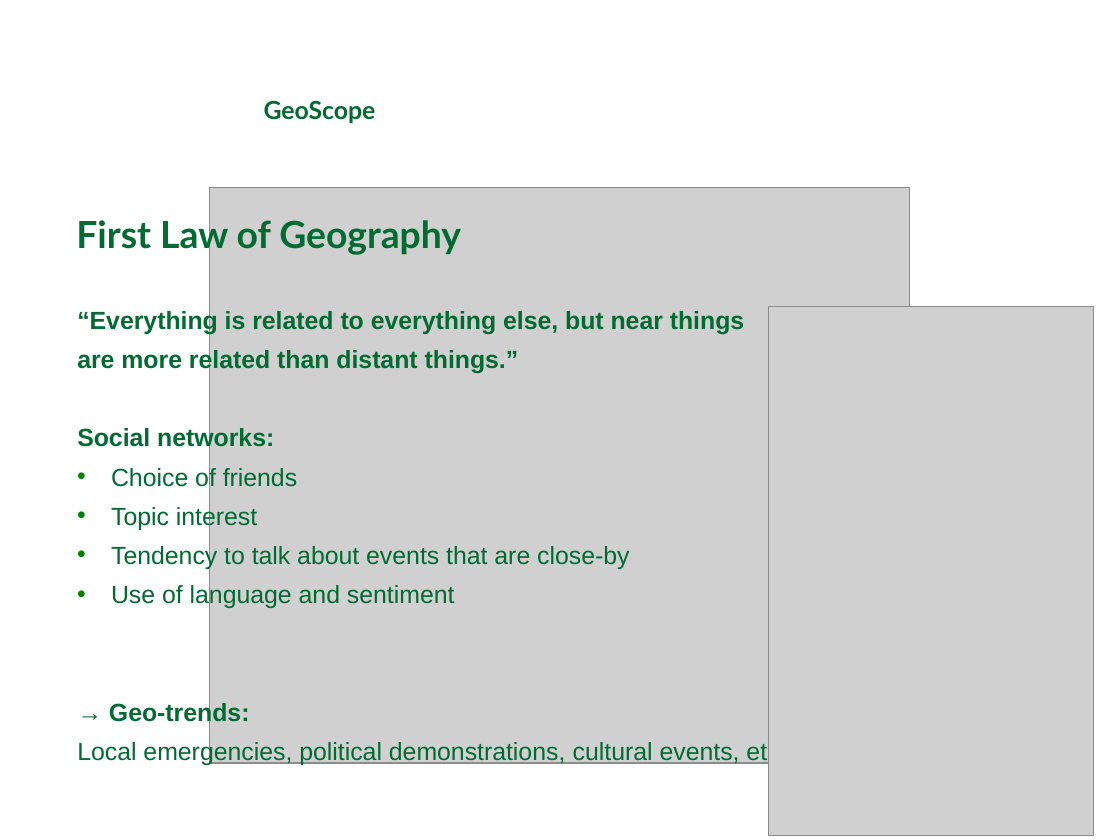
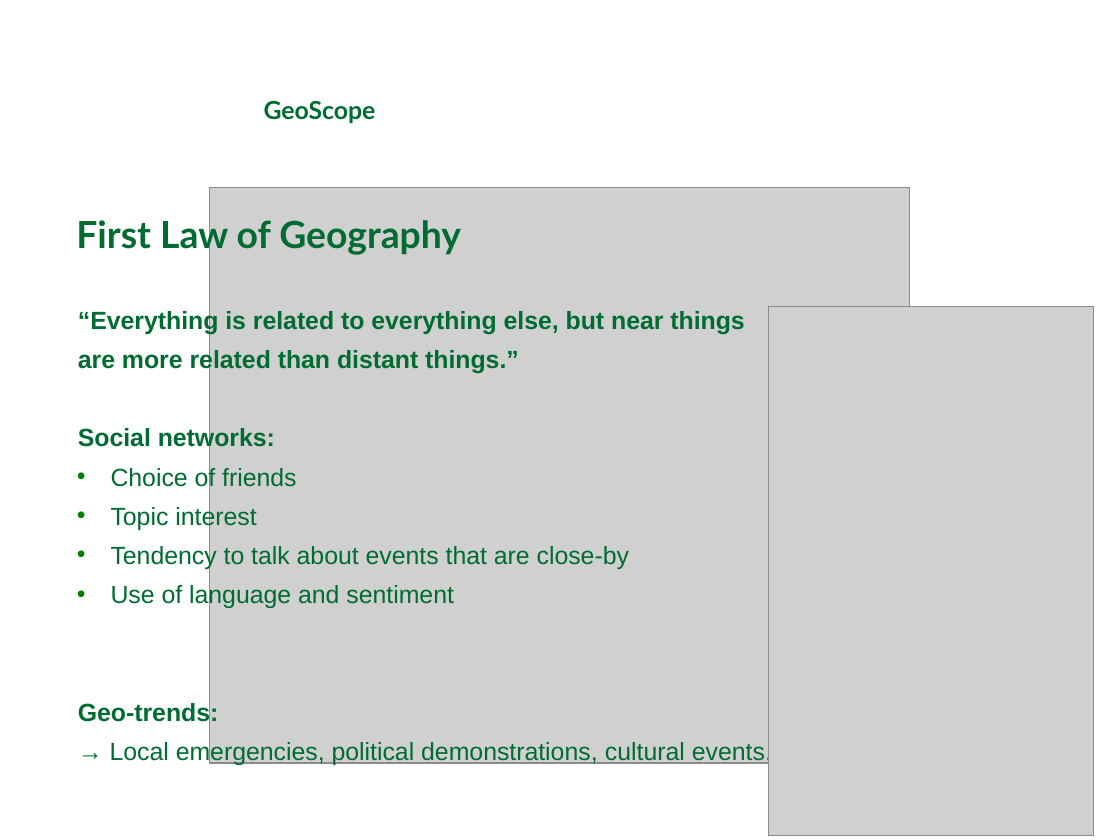
Before and after one commit to michaelprummer/datascience, a slide deck: slide 2 of GeoScope/DataScience1.ppt. Drawn at 1120x840 pixels with LibreOffice and Linux fonts; fonts in the diff are those of the drawing; grey boxes stand for pictures; background and template pictures are left out. Boxes give left, top, right and bottom in pixels: in the first picture for what was removed or moved away, otherwise in the second. Text is boxed around its words. In the diff, an @@ line names an element or a change of style, - is before the commit and + after.

```diff
--- a/GeoScope/DataScience1.ppt
+++ b/GeoScope/DataScience1.ppt
@@ text at <box>78,701,772,766</box>: text changed @@
-→ Geo-trends:
-Local emergencies, political demonstrations, cultural events, etc.
+Geo-trends:
+→ Local emergencies, political demonstrations, cultural events, etc.
```
Also in this commit, not shown: 7 other slides changed.
